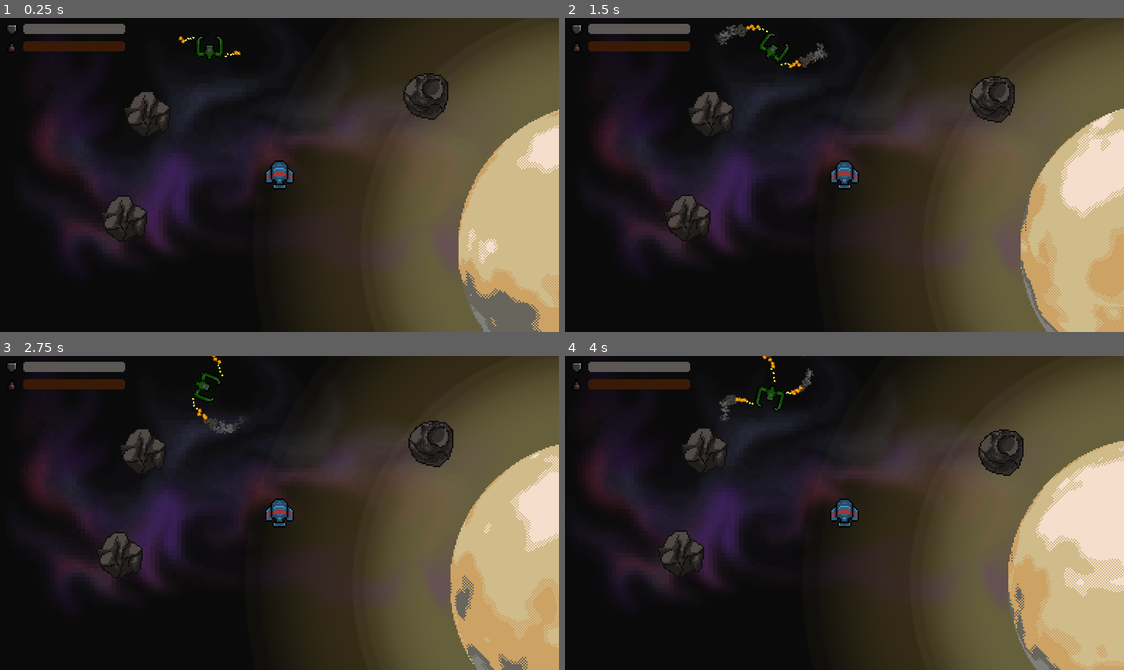
Above: before the commit, frames 1-4 (two rows, left to right).
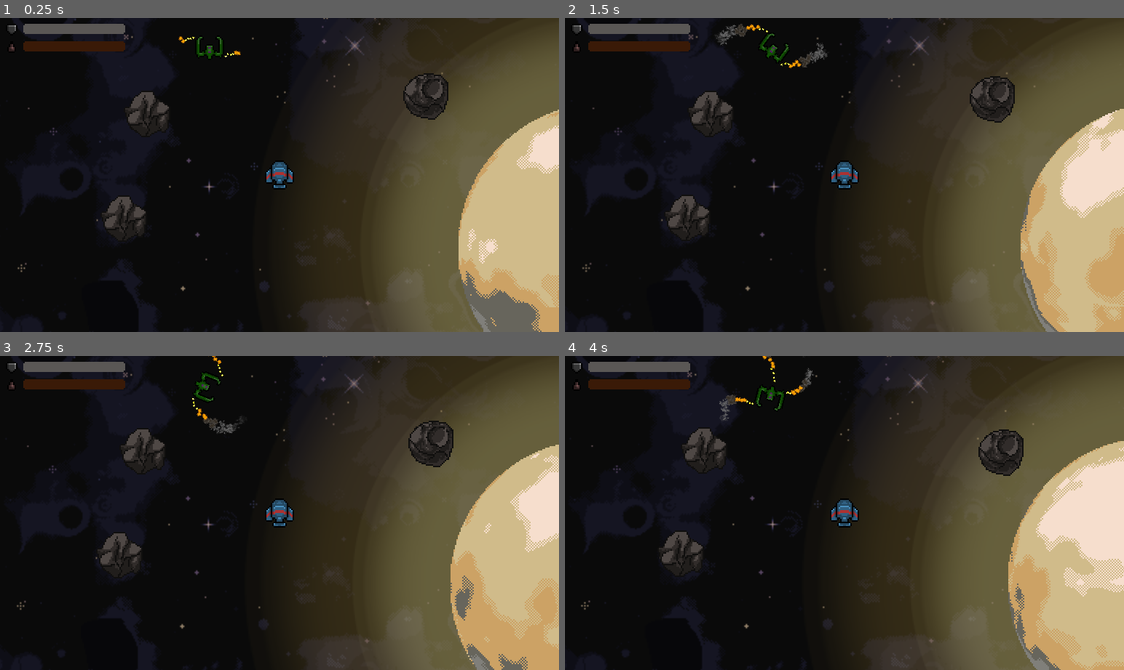
Above: after the commit, the same moments.

Repository: WekufuStudios/A-new-home
Game: Godot game, scene res://Game.tscn
Two runs of this game, one before a commit and one after it. Both use one fixed random seed, a clock stepped at 60 frames per second and the inputs below. Sound files missing from this copy of the repository are replaced by a short silence.
Inputs:
- Up to frame 1 (0.25 s): no input
- Up to frame 2 (1.5 s): no input
- Up to frame 3 (2.75 s): no input
- Up to frame 4 (4 s): no input

The runs differ from the first frame. In frame 1, 8.8% of the frame differs, in the area x 1-92%, y 0-100%; in frame 2, 8.8%; in frame 3, 8.7%; in frame 4, 8.7%.

Commit message:
Update Game.tscn

Diff:
--- a/Game.tscn
+++ b/Game.tscn
@@ -1,7 +1,7 @@
 [gd_scene load_steps=11 format=3 uid="uid://cn00mn4ive2ax"]
 
 [ext_resource type="PackedScene" uid="uid://c7huqukkasfir" path="res://ships/player/PlayerShip.tscn" id="1_1h5ul"]
-[ext_resource type="Texture2D" uid="uid://dk2xkg2r3sfrm" path="res://assets/art/nebulosa_1.png" id="1_ac1sf"]
+[ext_resource type="Texture2D" uid="uid://b2g3joteis713" path="res://assets/art/Space Background.png" id="1_gp3hy"]
 [ext_resource type="PackedScene" uid="uid://drsgpprg0hjko" path="res://space_bodies/planets/Planet1.tscn" id="3_jxt6p"]
 [ext_resource type="PackedScene" uid="uid://bs8d3qxqhi63b" path="res://space_bodies/asteroids/Asteroid1.tscn" id="4_4oy65"]
 [ext_resource type="PackedScene" uid="uid://cy3ypb8ikk6e0" path="res://space_bodies/asteroids/Asteroid3.tscn" id="5_mo1o2"]
@@ -9,13 +9,25 @@
 [ext_resource type="Theme" uid="uid://h480sux0ug1" path="res://menus/Theme.tres" id="7_1sskg"]
 [ext_resource type="Script" path="res://menus/PauseMenu.gd" id="8_gix8i"]
 [ext_resource type="Script" path="res://menus/QuitButton.gd" id="8_tevjs"]
-[ext_resource type="PackedScene" path="res://space_bodies/sun.tscn" id="10_cps5n"]
+[ext_resource type="PackedScene" uid="uid://bpq0ajuv67wws" path="res://space_bodies/sun.tscn" id="10_cps5n"]
 
 [node name="Game" type="Node2D"]
 
-[node name="Sprite2D" type="Sprite2D" parent="."]
-texture = ExtResource("1_ac1sf")
+[node name="ParallaxBackground" type="ParallaxBackground" parent="."]
+
+[node name="ParallaxLayer" type="ParallaxLayer" parent="ParallaxBackground"]
+motion_scale = Vector2(0.1, 0.1)
+
+[node name="Background" type="Sprite2D" parent="ParallaxBackground/ParallaxLayer"]
+modulate = Color(1, 1, 1, 0.6)
+z_index = -10
+texture_filter = 2
+texture_repeat = 2
+position = Vector2(-1067, -936)
+texture = ExtResource("1_gp3hy")
 centered = false
+region_enabled = true
+region_rect = Rect2(0, 0, 2000, 2000)
 
 [node name="Ship1" parent="." instance=ExtResource("1_1h5ul")]
 position = Vector2(200, 132)
